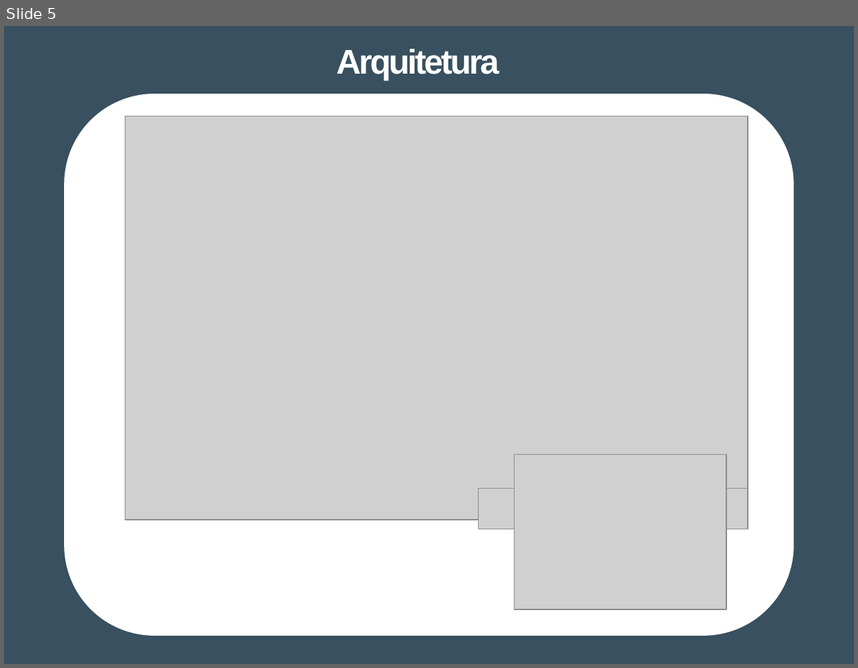
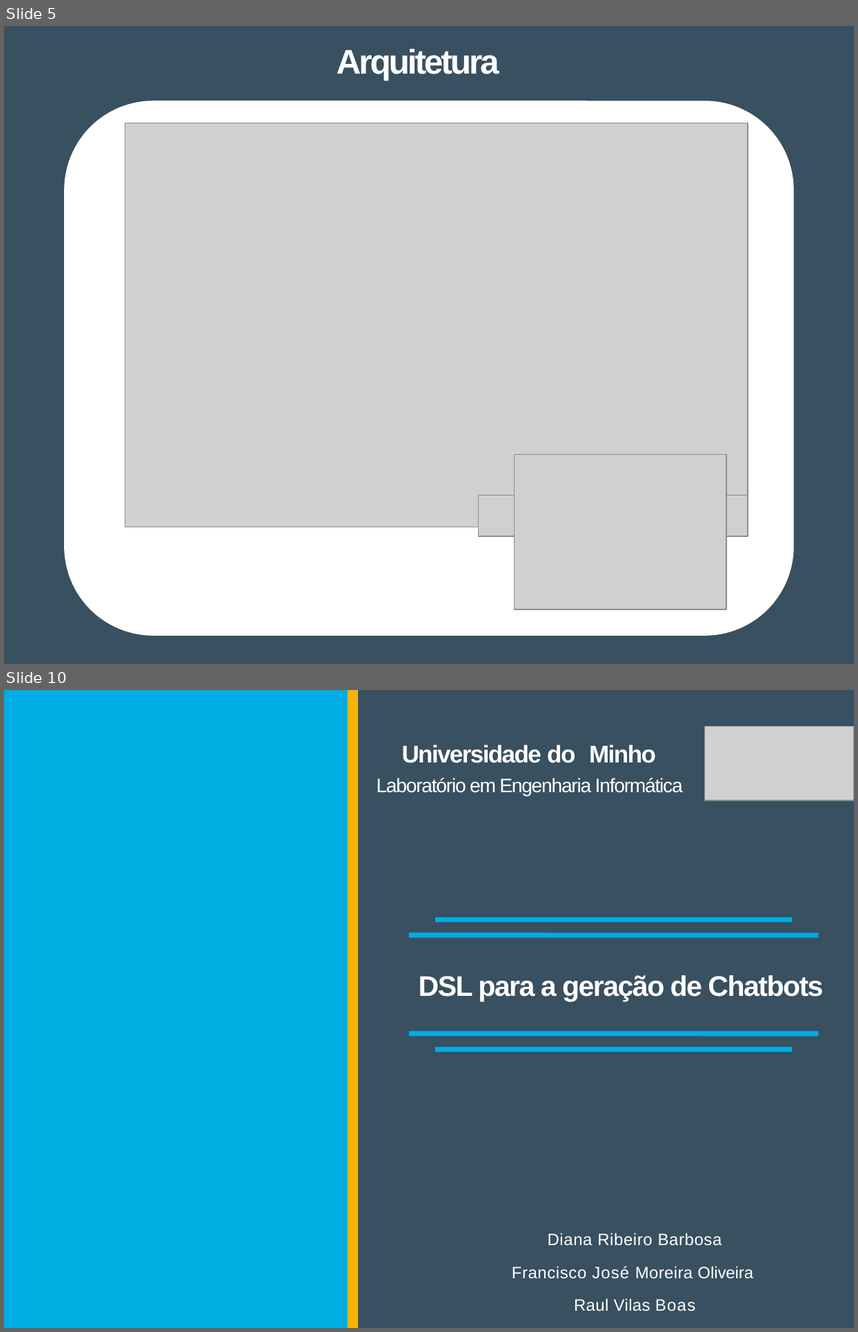
Before and after one commit to Tibblue/PLC, a slide deck: LEI/apresentações/apresLEI_raul.pptx. Shown one above the other, each under a label of ours: slide 5 before the commit, slides 5 and 10 after it; the slides between them are not shown. The pictures are 858x668 and 858x1332 pixels, drawn with LibreOffice and Linux fonts; fonts in the diff are those of the drawing; grey boxes stand for pictures; background and template pictures are left out. Boxes give left, top, right and bottom in pixels: in the first picture for what was removed or moved away, otherwise in the second. Text is boxed around its words. In the diff, an @@ line names an element or a change of style, - is before the commit and + after.

```diff
--- a/LEI/apresentações/apresLEI_raul.pptx
+++ b/LEI/apresentações/apresLEI_raul.pptx
@@ slide 10 added at (x1=4, y1=690, x2=854, y2=1328), background #FFFFFF @@
@@ freeform shape added at (x1=4, y1=690, x2=357, y2=1328), fill #00ADE2 @@
@@ freeform shape added at (x1=348, y1=690, x2=358, y2=1328), fill #FAB200 @@
@@ freeform shape added at (x1=358, y1=690, x2=854, y2=1328), fill #38505F @@
@@ picture added at (x1=704, y1=726, x2=854, y2=800) @@
@@ picture added at (x1=719, y1=728, x2=854, y2=799) @@
@@ title added at (x1=377, y1=745, x2=683, y2=796), 16.5 pt, text #FFFFFF @@
+Universidade do Minho
+Laboratório em Engenharia Informática
@@ freeform shape added at (x1=408, y1=935, x2=818, y2=935), outline #00ADE2 4.17 pt @@
@@ freeform shape added at (x1=435, y1=920, x2=792, y2=920), outline #00ADE2 4.17 pt @@
@@ text added at (x1=419, y1=975, x2=823, y2=1001), 24 pt, text #FFFFFF, bold @@
+DSL para a geração de Chatbots
@@ freeform shape added at (x1=408, y1=1034, x2=818, y2=1034), outline #00ADE2 4.17 pt @@
@@ freeform shape added at (x1=435, y1=1049, x2=792, y2=1049), outline #00ADE2 4.17 pt @@
@@ text added at (x1=512, y1=1232, x2=753, y2=1311), 14 pt, text #FFFFFF @@
+Diana Ribeiro Barbosa
+Francisco José Moreira Oliveira Raul Vilas Boas
@@ slide 5 changed as well @@
@@ rounded rectangle resized from (x1=64, y1=94, x2=794, y2=635) to (x1=64, y1=101, x2=794, y2=635) @@
@@ picture moved from (x1=125, y1=116, x2=748, y2=519) to (x1=125, y1=123, x2=748, y2=526) @@
@@ picture moved from (x1=478, y1=488, x2=748, y2=528) to (x1=478, y1=495, x2=748, y2=536) @@
```
Also in this commit, not shown: 5 other slides changed, 3 other slides added, 3 slides removed.
